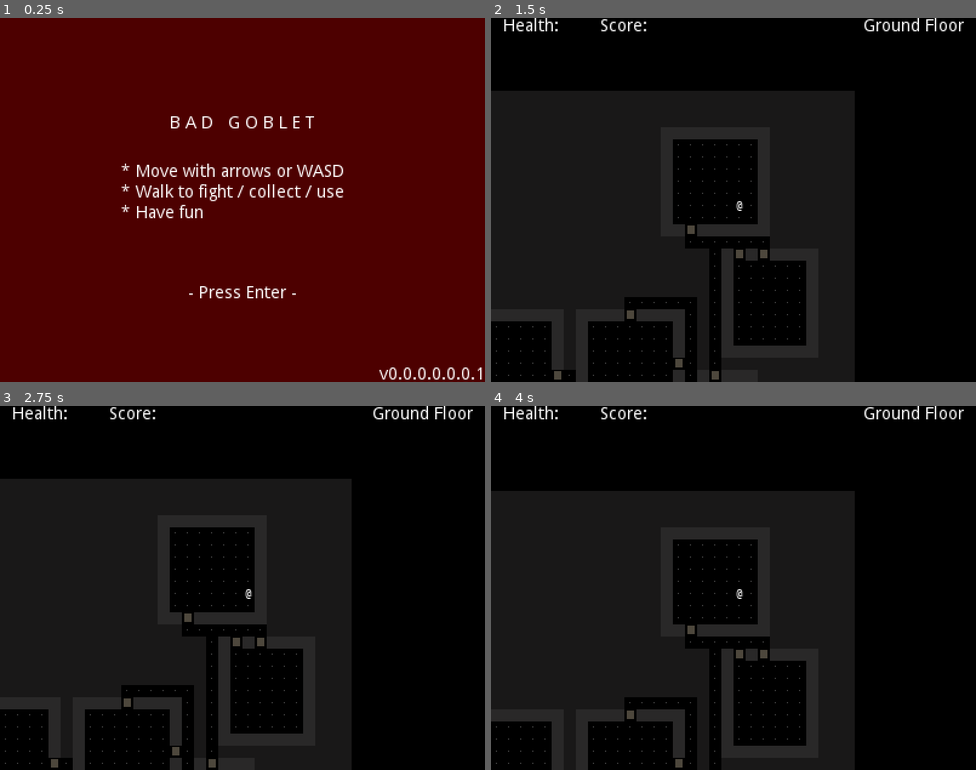
Above: before the commit, frames 1-4 (two rows, left to right).
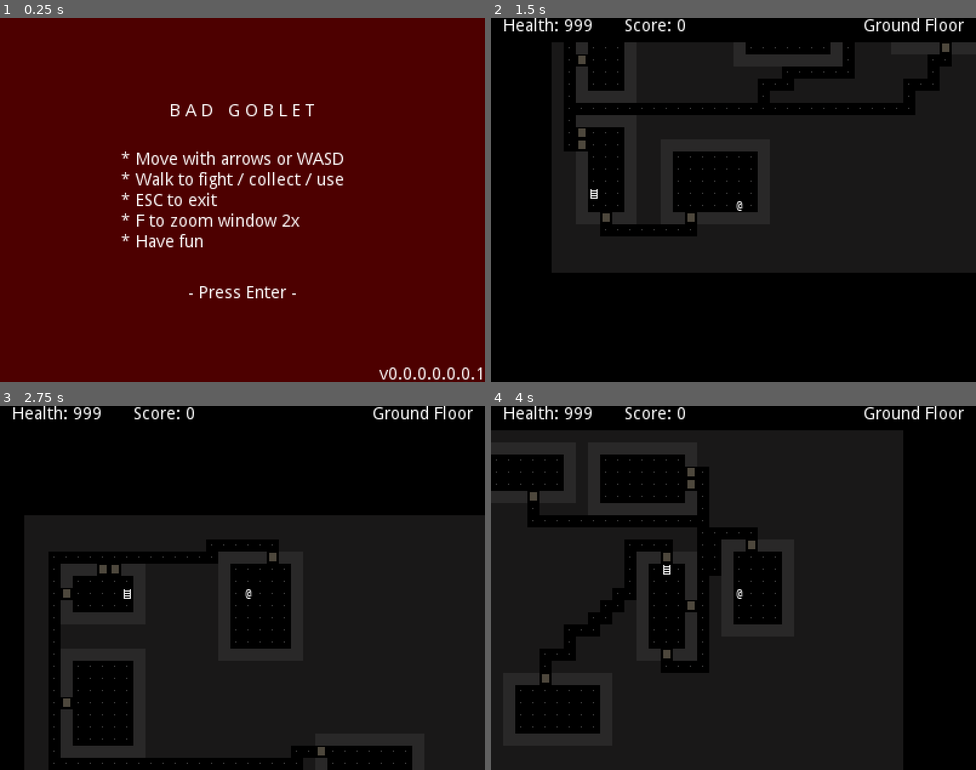
Above: after the commit, the same moments.

Repository: Boyquotes/godot-rl
Game: Godot game, scene res://Game.tscn
The game is run twice, just before and just after one commit, with the same random seed, the same clock (stepped at 60 frames per second) and the same inputs.
Inputs:
- Up to frame 1 (0.25 s): no input
- Up to frame 2 (1.5 s): tap Enter (Start) at 0.5, 0.6, 1.25 s; hold Right (Right) 0.53-1.28 s; tap F (Zoom, bound only after the commit) at 0.8, 1.35 s; hold Down (Down) from 1.28 s (still down)
- Up to frame 3 (2.75 s): tap Enter (Start) at 1.55, 2, 2.1 s; release Down (Down) at 2.03 s; hold Right (Right) from 2.03 s (still down); tap F (Zoom, bound only after the commit) at 2.3 s
- Up to frame 4 (4 s): tap Enter (Start) at 2.75, 3.05, 3.5, 3.6 s; release Right (Right) at 2.78 s; hold Up (Up) 2.78-3.53 s; tap F (Zoom, bound only after the commit) at 2.85, 3.8 s; hold Left (Left) from 3.53 s (still down)

The runs differ from the first frame. In frame 1, 4.1% of the frame differs, in the area x 25-71%, y 23-63%; in frame 2, 47%; in frame 3, 48%, in the area x 0-100%, y 0-100%; in frame 4, 40%.

Commit message:
-

Diff:
--- a/Game.gd
+++ b/Game.gd
@@ -42,10 +42,13 @@
 var game_state
 var player_tile
 var score = 0
+var window_scale = 1
+var screen_size = OS.get_screen_size()
+var window_size = OS.get_window_size()
 
 # Called when the node enters the scene tree for the first time ----------------
 func _ready():
-	OS.set_window_size(Vector2(400,300))
+	OS.set_window_size(Vector2(400 * window_scale,300 * window_scale))
 	game_state = "title"
 	$CanvasLayer/Title.visible = true
 
@@ -54,26 +57,41 @@
 	if !event.is_pressed():
 		return
 
-	if event.is_action("Up"):
-		try_move(0, -1)
-	if event.is_action("Down"):
-		try_move(0, 1)
-	if event.is_action("Left"):
-		try_move(-1, 0)
-	if event.is_action("Right"):
-		try_move(1, 0)
+	# gameplay-only inputs
+	if game_state == "gameplay":
+		if event.is_action("Up"):
+			try_move(0, -1)
+		if event.is_action("Down"):
+			try_move(0, 1)
+		if event.is_action("Left"):
+			try_move(-1, 0)
+		if event.is_action("Right"):
+			try_move(1, 0)
+
+	# inputs outside of gameplay only
+	if game_state == "title" or "end":
+		if event.is_action("Start"):
+			initialize_game()
+
+	# global inputs
 	if event.is_action("Quit"):
 		get_tree().quit()
-	if event.is_action("Start"):
-		## TODO: make this possible only during game over state
-		if game_state != "gameplay":
-			initialize_game()
-
+
+	if event.is_action("Debug"):
+		$CanvasLayer/Debug.visible = !$CanvasLayer/Debug.visible
+
+	if event.is_action("Zoom"):
+		if window_scale == 1:
+			window_scale = 2
+		else:
+			window_scale = 1
+		OS.set_window_size(Vector2(400 * window_scale,300 * window_scale))
 
 # function to initialize / restart the entire game -----------------------------
 
 func initialize_game():
 	game_state = "gameplay"
+
 	randomize()
 	level_num = 0
 	score = 0
@@ -96,20 +114,22 @@
 		# if floor, just update to go there
 		Tile.Floor:
 			player_tile = Vector2(x, y)
-			# TO DO: play walk sound
+			# play walk sound
 			sound_walk.play()
 
 		# if door, turn it into floor to "open"
 		Tile.Door:
 			set_tile(x, y, Tile.Floor)
-			# TO DO: play door open sound
+			# play door open sound
 			sound_door.play()
 
 		# if ladder, increase level count, add score, etc.
 		Tile.Ladder:
+			# play ladder sound
 			sound_ladder.play()
 			level_num += 1
 			score += 20
+			$CanvasLayer/Score.text = "Score: " + str(score)
 			if level_num < LEVEL_SIZES.size():
 				build_level()
 			else:
@@ -168,7 +188,7 @@
 
 	# update ui
 	if level_num > 0:
-		$CanvasLayer/Level.text = "Basement Level" + str(level_num)
+		$CanvasLayer/Level.text = "Basement Level " + str(level_num)
 	else:
 		$CanvasLayer/Level.text = "Ground Floor"
 
@@ -407,5 +427,5 @@
 
 
 # Called every frame. 'delta' is the elapsed time since the previous frame.
-#func _process(delta):
-#	pass
+func _process(delta):
+	$CanvasLayer/Debug.text = str(game_state) + " * " + str(rooms.size()) + " rooms"
--- a/Game.tscn
+++ b/Game.tscn
@@ -167,17 +167,17 @@
 margin_right = 90.0
 margin_bottom = 20.0
 rect_pivot_offset = Vector2( -80, 0 )
-text = "Health:"
+text = "Health: 999"
 __meta__ = {
 "_edit_use_anchors_": false
 }
 
 [node name="Score" type="Label" parent="CanvasLayer"]
-margin_left = 90.0
-margin_right = 170.0
-margin_bottom = 20.0
-rect_pivot_offset = Vector2( -80, 0 )
-text = "Score:"
+margin_left = 110.0
+margin_right = 190.0
+margin_bottom = 20.0
+rect_pivot_offset = Vector2( -80, 0 )
+text = "Score: 0"
 __meta__ = {
 "_edit_use_anchors_": false
 }
@@ -246,9 +246,9 @@
 
 [node name="Label" type="Label" parent="CanvasLayer/Title"]
 margin_left = 80.0
-margin_top = 80.0
-margin_right = 320.0
-margin_bottom = 100.0
+margin_top = 70.0
+margin_right = 320.0
+margin_bottom = 90.0
 text = "B A D   G O B L E T"
 align = 1
 
@@ -270,12 +270,28 @@
 
 [node name="Label2" type="Label" parent="CanvasLayer/Title"]
 margin_left = 100.0
-margin_top = 120.0
-margin_right = 320.0
-margin_bottom = 180.0
+margin_top = 110.0
+margin_right = 320.0
+margin_bottom = 192.0
 text = "* Move with arrows or WASD
 * Walk to fight / collect / use
+* ESC to exit
+* F to zoom window 2x
 * Have fun"
 __meta__ = {
 "_edit_use_anchors_": false
 }
+
+[node name="Debug" type="Label" parent="CanvasLayer"]
+visible = false
+margin_left = 10.0
+margin_top = 240.0
+margin_right = 160.0
+margin_bottom = 300.0
+rect_pivot_offset = Vector2( -80, 0 )
+custom_colors/font_color = Color( 1, 0, 0, 1 )
+text = "Game State"
+valign = 2
+__meta__ = {
+"_edit_use_anchors_": false
+}
--- a/project.godot
+++ b/project.godot
@@ -64,6 +64,16 @@
 "events": [ Object(InputEventKey,"resource_local_to_scene":false,"resource_name":"","device":0,"alt":false,"shift":false,"control":false,"meta":false,"command":false,"pressed":false,"scancode":16777221,"unicode":0,"echo":false,"script":null)
  ]
 }
+Zoom={
+"deadzone": 0.5,
+"events": [ Object(InputEventKey,"resource_local_to_scene":false,"resource_name":"","device":0,"alt":false,"shift":false,"control":false,"meta":false,"command":false,"pressed":false,"scancode":70,"unicode":0,"echo":false,"script":null)
+ ]
+}
+Debug={
+"deadzone": 0.5,
+"events": [ Object(InputEventKey,"resource_local_to_scene":false,"resource_name":"","device":0,"alt":false,"shift":true,"control":false,"meta":false,"command":false,"pressed":false,"scancode":68,"unicode":0,"echo":false,"script":null)
+ ]
+}
 
 [rendering]
 
